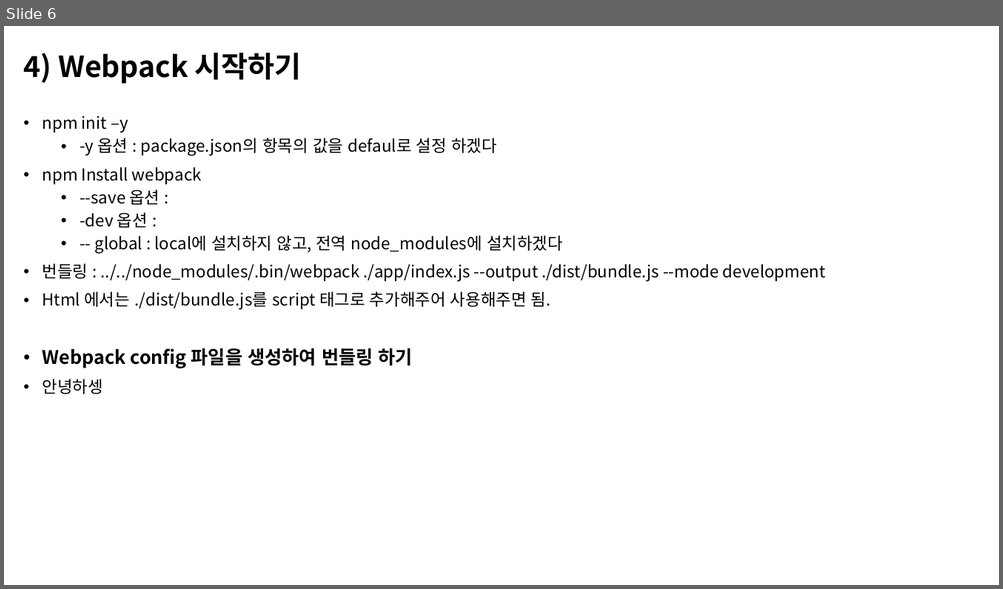
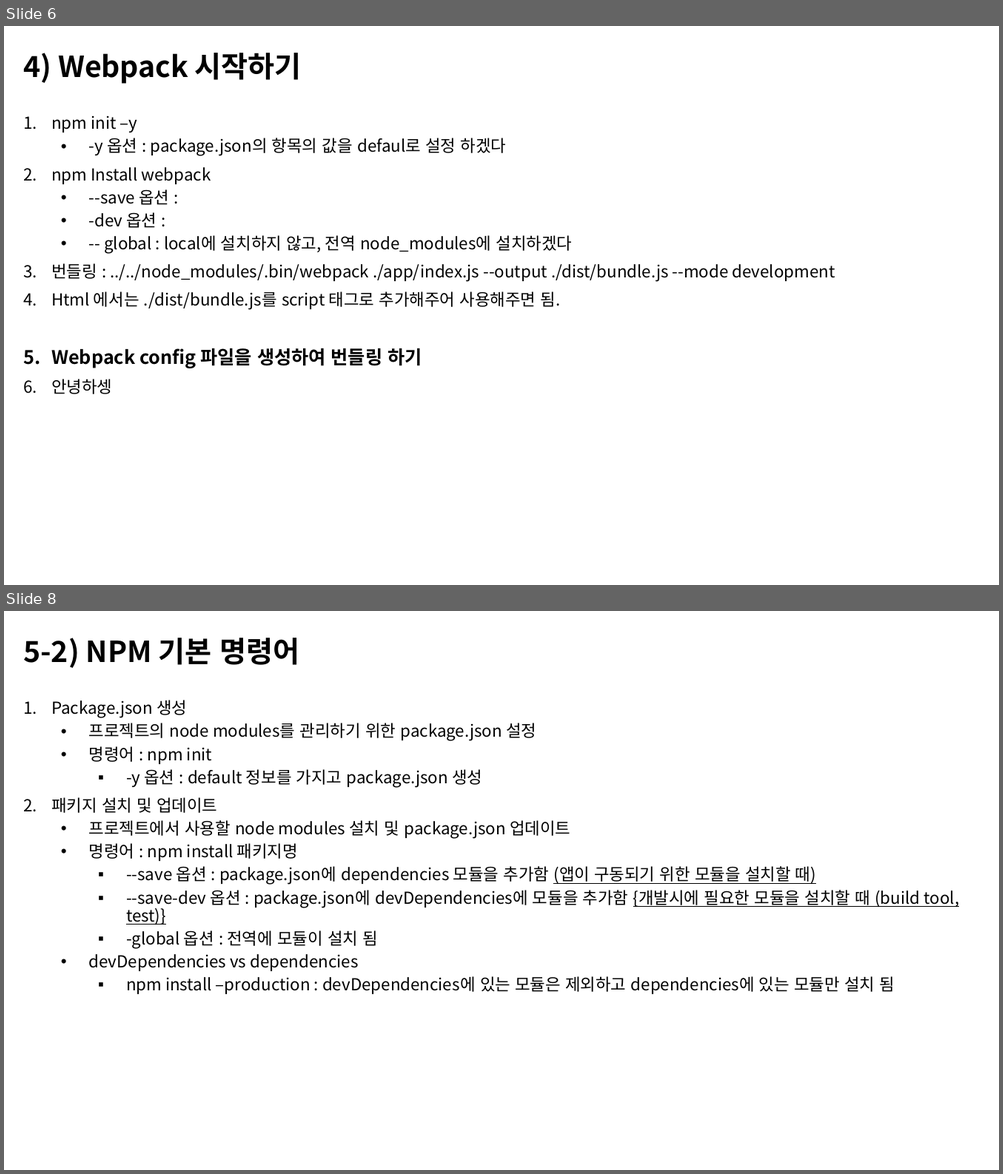
Before and after one commit to n4oah-study/webpack, a slide deck: document/webpack.pptx. Shown one above the other, each under a label of ours: slide 6 before the commit, slides 6 and 8 after it; the slides between them are not shown. The pictures are 1003x589 and 1003x1174 pixels, drawn with LibreOffice and Linux fonts; fonts in the diff are those of the drawing. Boxes give left, top, right and bottom in pixels: in the first picture for what was removed or moved away, otherwise in the second. Text is boxed around its words. In the diff, an @@ line names an element or a change of style, - is before the commit and + after.

Commit message:
webpack pptx 수정

```diff
--- a/document/webpack.pptx
+++ b/document/webpack.pptx
@@ slide 8 added at (4,611,999,1170), background #FFFFFF @@
@@ title added at (23,638,299,668), 28 pt, text #000000, bold @@
+5-2) NPM 기본 명령어
@@ text added at (51,700,959,994), 16 pt, text #000000 @@
+1. Package.json 생성
+  • 프로젝트의 node modules를 관리하기 위한 package.json 설정
+  • 명령어 : npm init
+    ▪ -y 옵션 : default 정보를 가지고 package.json 생성
+2. 패키지 설치 및 업데이트
+  • 프로젝트에서 사용할 node modules 설치 및 package.json 업데이트
+  • 명령어 : npm install 패키지명
+    ▪ --save 옵션 : package.json에 dependencies 모듈을 추가함 (앱이 구동되기 위한 모듈을 설치할 때)
+    ▪ --save-dev 옵션 : package.json에 devDependencies에 모듈을 추가함 {개발시에 필요한 모듈을 설치할 때 (build tool, test)}
+    ▪ -global 옵션 : 전역에 모듈이 설치 됨
+  • devDependencies vs dependencies
+    ▪ npm install –production : devDependencies에 있는 모듈은 제외하고 dependencies에 있는 모듈만 설치 됨
@@ slide 6 changed as well @@
@@ text "npm init –y" at (51,116,835,395): bullet • to 1.; indent changed @@
```
Also in this commit, not shown: 6 other slides changed, 5 other slides added, 6 other files.
